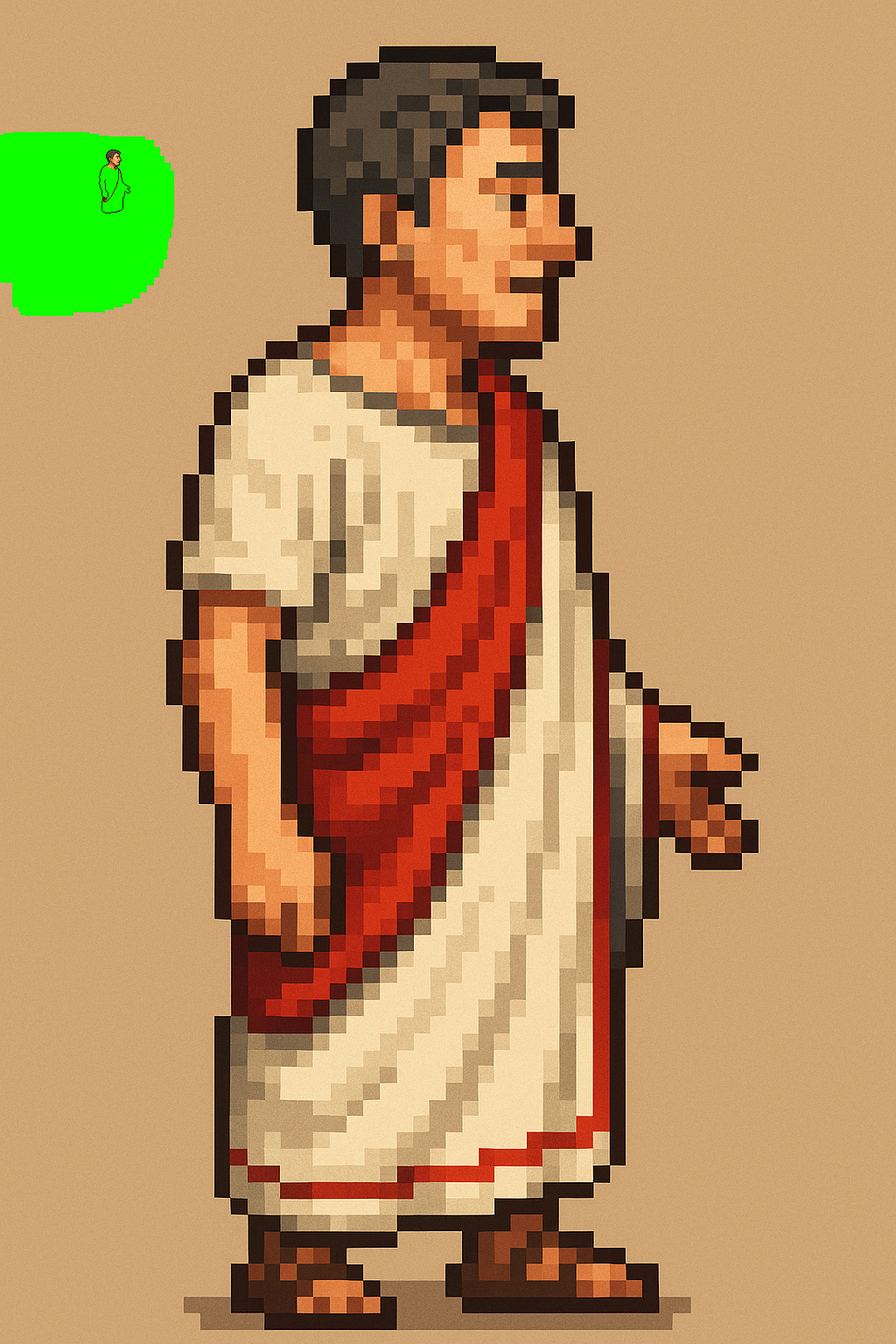
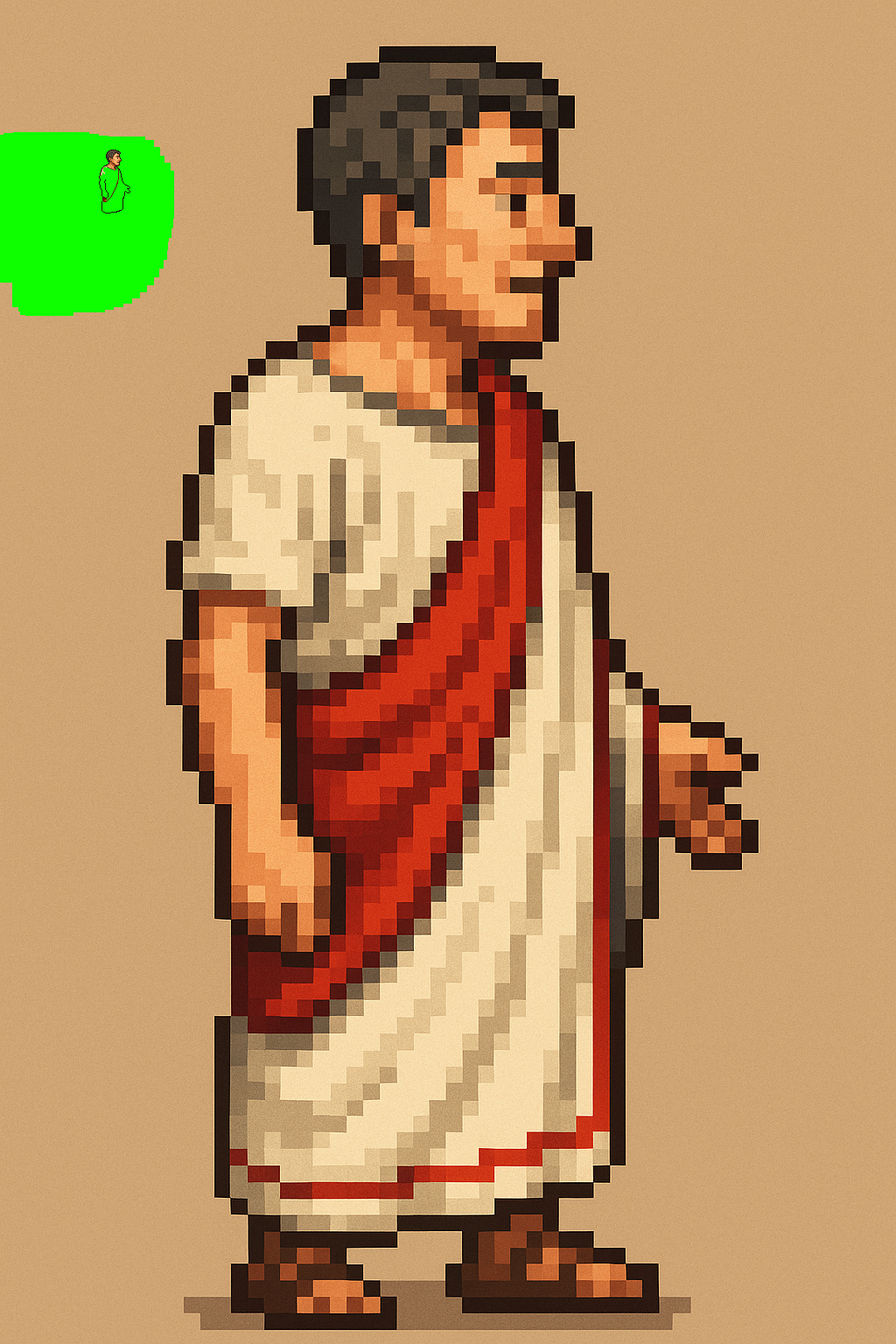
Two versions of the same layered image (896 x 1344). Layer-by-layer changes:
painted on "Eingefügte Ebene" over [99, 165, 116, 177]
